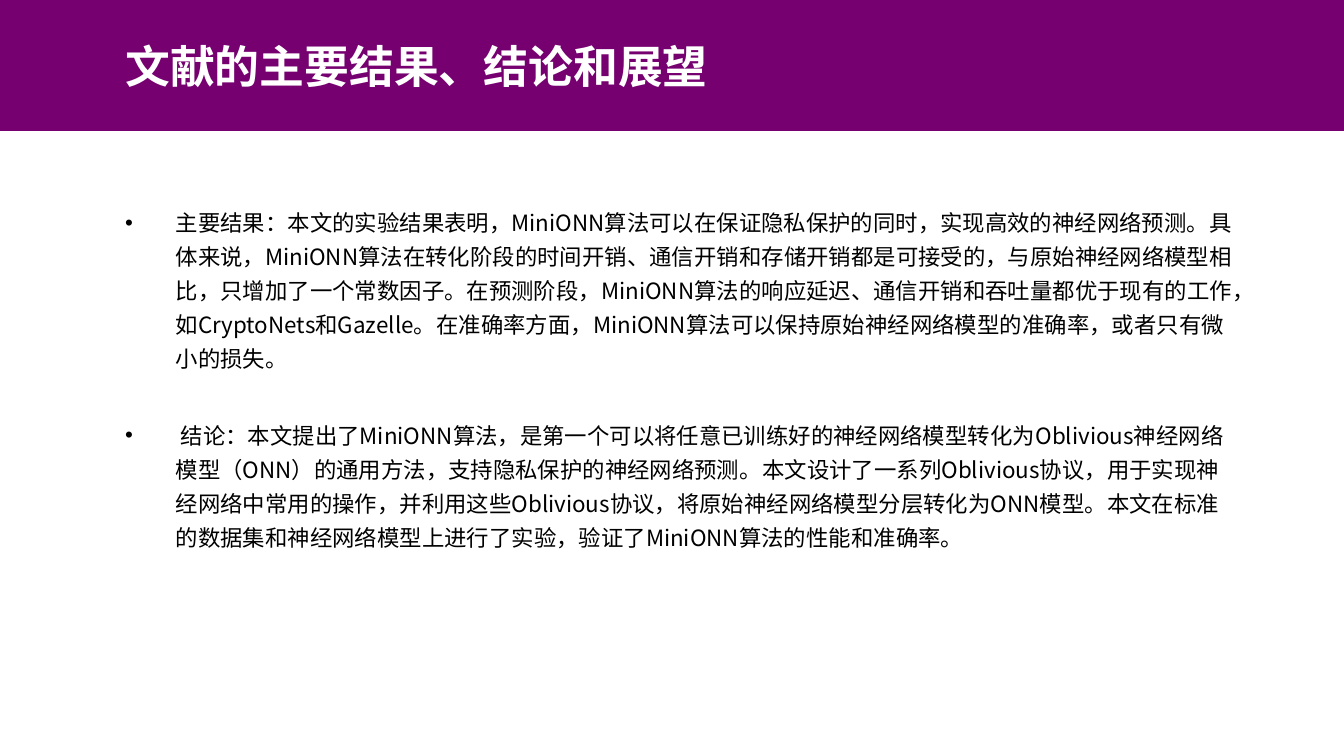
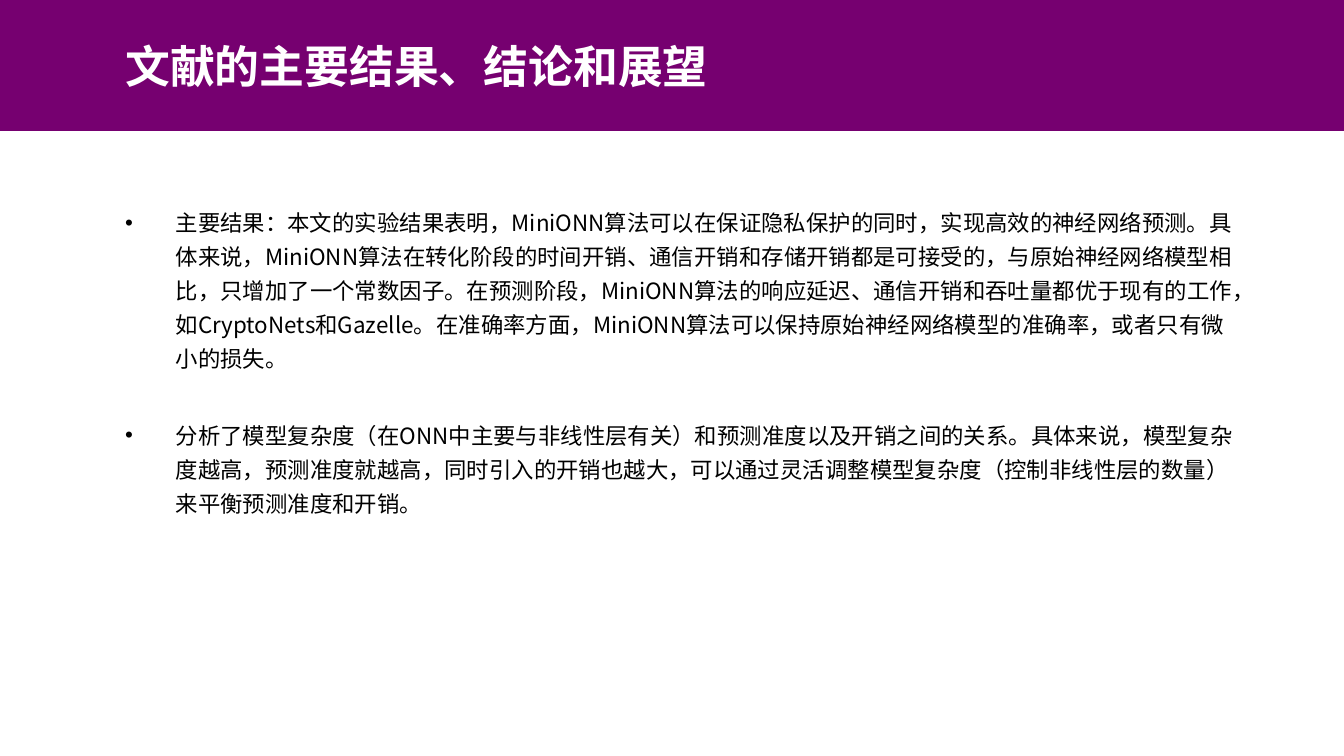
Before and after one commit to Murat2283/For_New_bing_1, a slide deck: slide 21 of 先_大数据安全与隐私_2/Oblivious Neural Network Predictions via MiniONN Transformations.pptx (slide 18 before the commit). Drawn at 1344x756 pixels with LibreOffice and Linux fonts; fonts in the diff are those of the drawing. Boxes give left, top, right and bottom in pixels: in the first picture for what was removed or moved away, otherwise in the second. Text is boxed around its words. In the diff, an @@ line names an element or a change of style, - is before the commit and + after.

```diff
--- a/先_大数据安全与隐私_2/Oblivious Neural Network Predictions via MiniONN Transformations.pptx
+++ b/先_大数据安全与隐私_2/Oblivious Neural Network Predictions via MiniONN Transformations.pptx
@@ text at (176,425,1233,514): text changed @@
-• 结论：本文提出了MiniONN算法，是第一个可以将任意已训练好的神经网络模型转化为Oblivious神经网络模型（ONN）的通用方法，支持隐私保护的神经网络预测。本文设计了一系列Oblivious协议，用于实现神经网络中常用的操作，并利用这些Oblivious协议，将原始神经网络模型分层转化为ONN模型。本文在标准的数据集和神经网络模型上进行了实验，验证了MiniONN算法的性能和准确率。
+• 分析了模型复杂度（在ONN中主要与非线性层有关）和预测准度以及开销之间的关系。具体来说，模型复杂度越高，预测准度就越高，同时引入的开销也越大，可以通过灵活调整模型复杂度（控制非线性层的数量）来平衡预测准度和开销。
```
Also in this commit, not shown: 4 other slides changed, 4 slides added, 1 slide removed, 25 other files.
